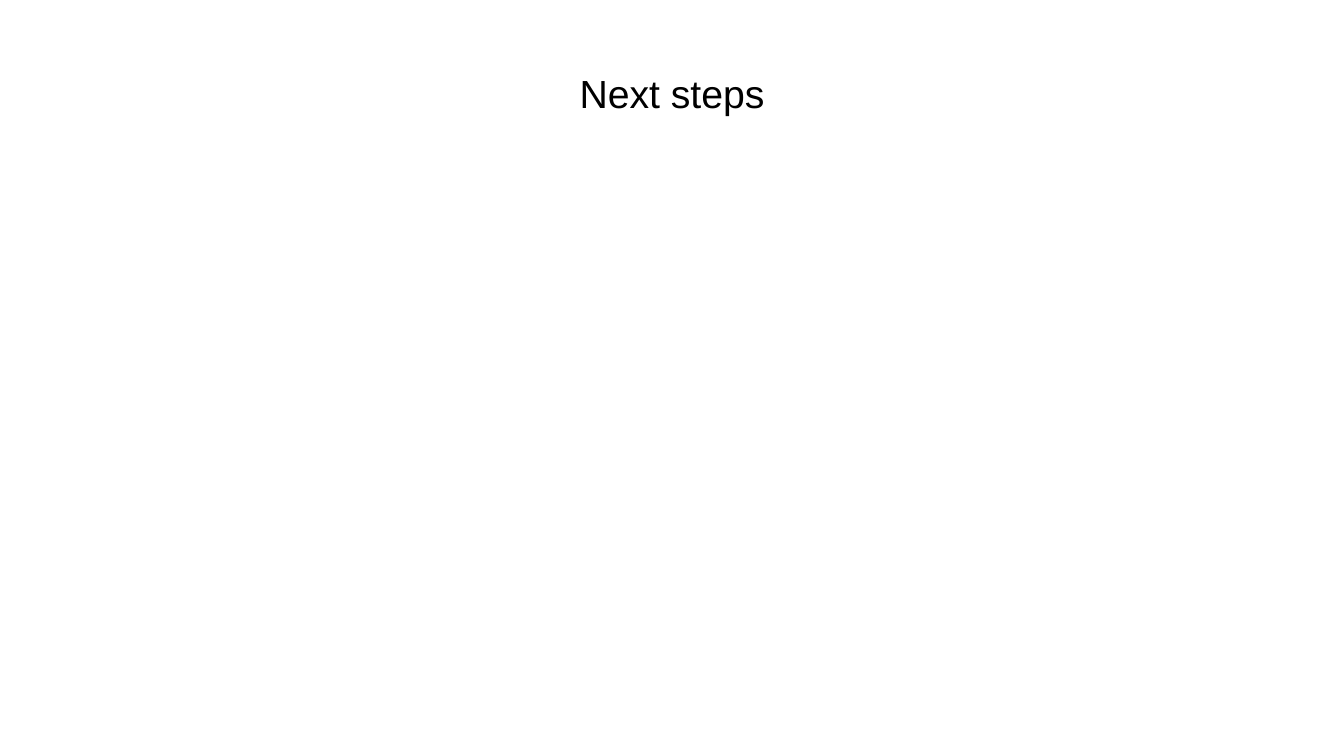
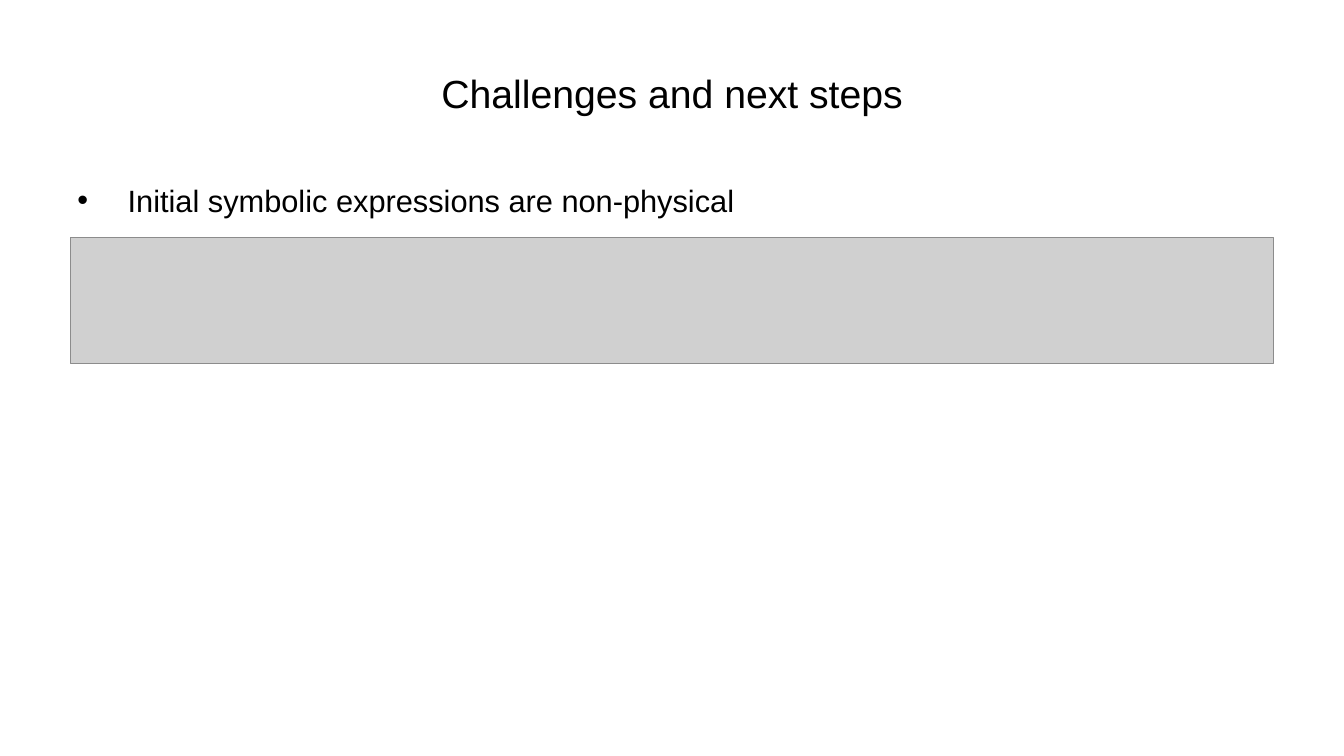
Before and after one commit to AlbertVong/Mat-Hack-2023, a slide deck: slide 3 of powerpoint_slides/group_6_hackathon_update_1.pptx (slide 6 before the commit). Drawn at 1344x756 pixels with LibreOffice and Linux fonts; fonts in the diff are those of the drawing; grey boxes stand for pictures; background and template pictures are left out. Boxes give left, top, right and bottom in pixels: in the first picture for what was removed or moved away, otherwise in the second. Text is boxed around its words. In the diff, an @@ line names an element or a change of style, - is before the commit and + after.

```diff
--- a/powerpoint_slides/group_6_hackathon_update_1.pptx
+++ b/powerpoint_slides/group_6_hackathon_update_1.pptx
@@ title at (441,79,903,116): text changed @@
-Next steps
+Challenges and next steps
@@ text added at (128,189,735,217), 22 pt, text #000000 @@
+• Initial symbolic expressions are non-physical
@@ picture added at (71,237,1273,363) @@
```
Also in this commit, not shown: 2 other slides changed, 2 slides removed.
